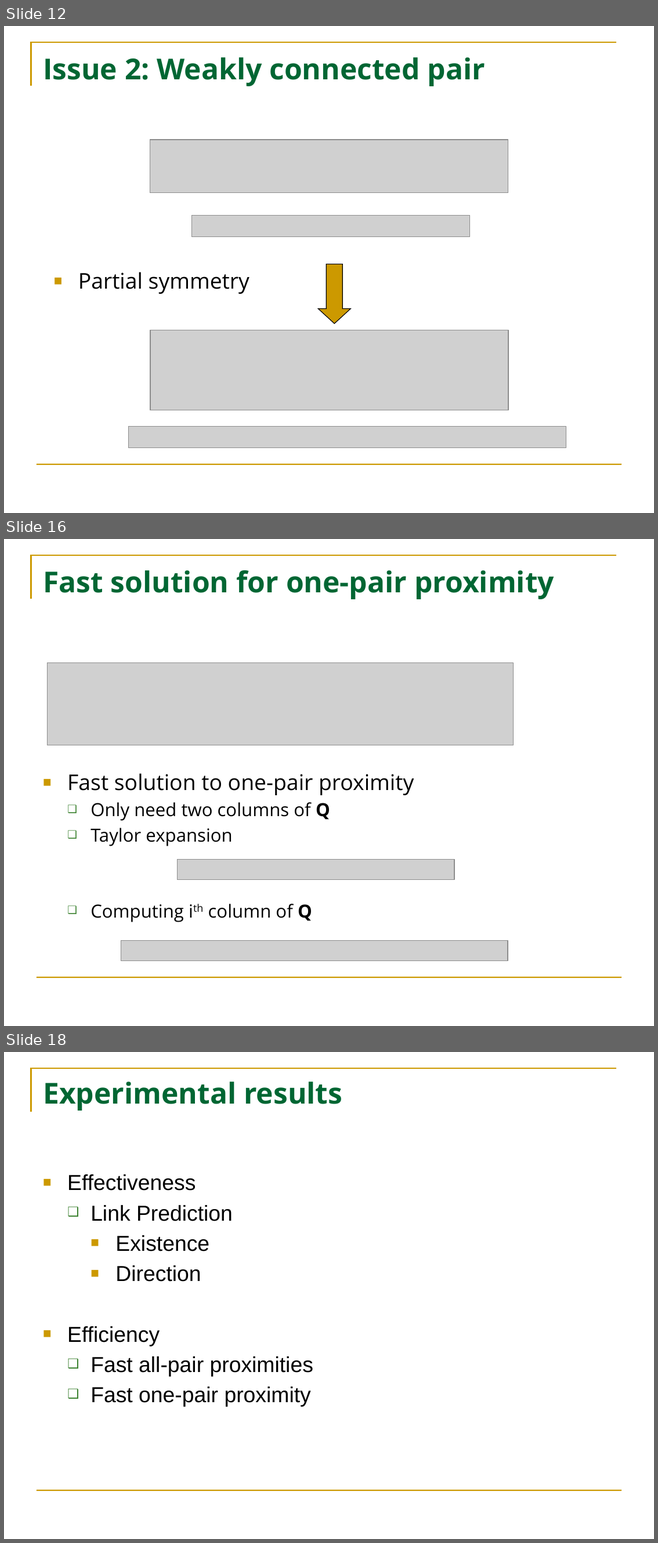
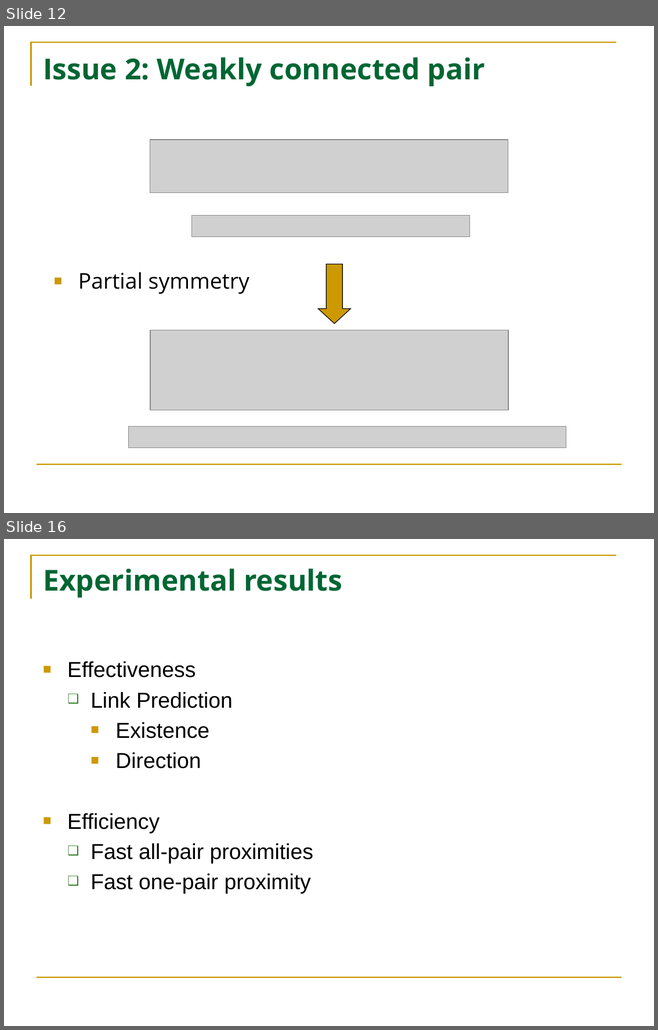
Before and after one commit to HuanSGT/rw-dir-prox, a slide deck: rw.pptx. Shown one above the other, each under a label of ours: slides 12, 16 and 18 before the commit, slides 12 and 16 after it; the slides between them are not shown. The pictures are 658x1543 and 658x1030 pixels, drawn with LibreOffice and Linux fonts; fonts in the diff are those of the drawing; grey boxes stand for pictures. Boxes give left, top, right and bottom in pixels: in the first picture for what was removed or moved away, otherwise in the second. Text is boxed around its words. In the diff, an @@ line names an element or a change of style, - is before the commit and + after.

```diff
--- a/rw.pptx
+++ b/rw.pptx
@@ slide 16 removed at (x1=4, y1=539, x2=654, y2=1026), background #FFFFFF; not listed: 2 template elements that a slide beside it also shows @@
@@ title removed at (x1=43, y1=570, x2=554, y2=599) @@
-Fast solution for one-pair proximity
@@ picture removed at (x1=48, y1=663, x2=513, y2=745) @@
@@ text removed at (x1=67, y1=773, x2=413, y2=922) @@
-■ Fast solution to one-pair proximity
-  ❑ Only need two columns of Q
-  ❑ Taylor expansion
-  ❑ Computing ith column of Q
@@ picture removed at (x1=177, y1=860, x2=454, y2=880) @@
@@ picture removed at (x1=121, y1=941, x2=507, y2=961) @@
@@ what was slide 18 is now slide 16 @@
```
Also in this commit, not shown: 11 slides changed, 1 other slide removed, 5 other files.
